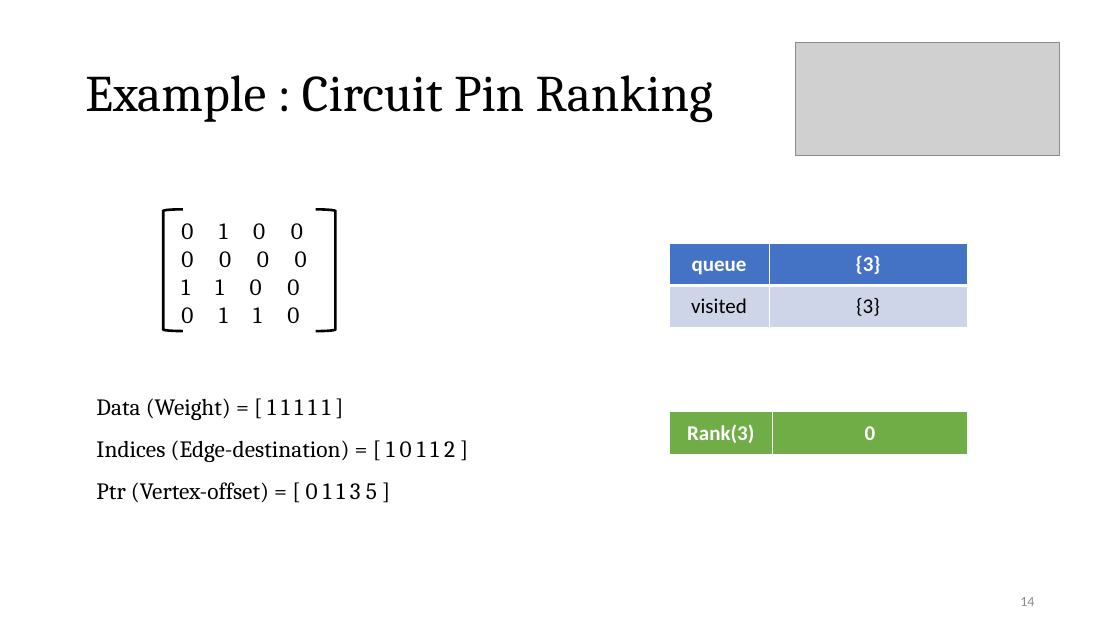
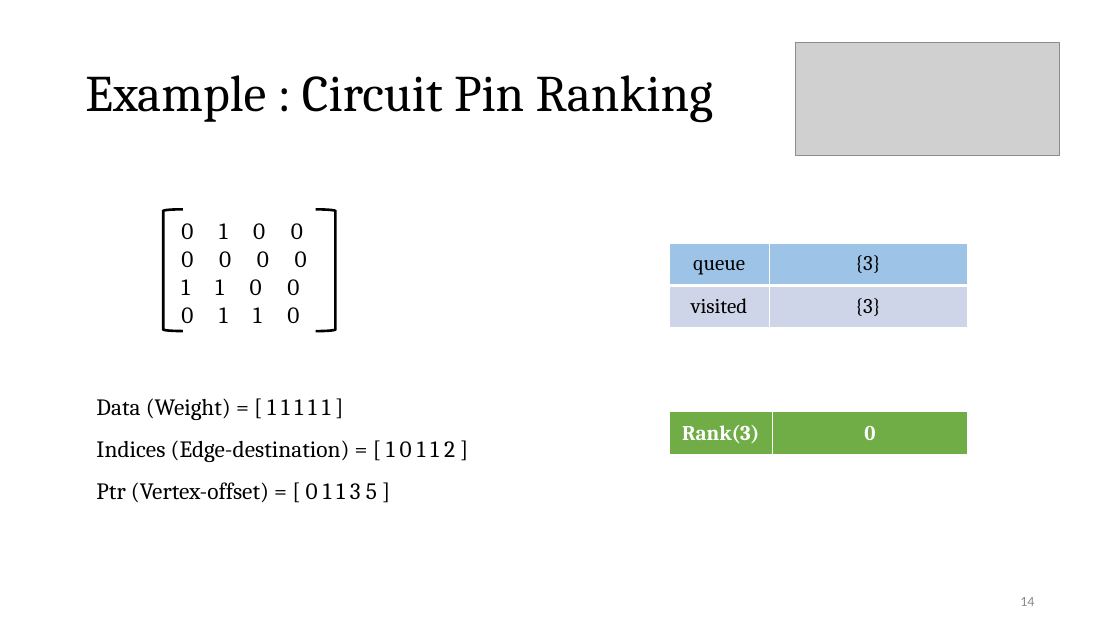
Before and after one commit to Pacific-Feng-Studuies/Studied-Papers, a slide deck: slide 15 of GM/Partition/Fast STA Graph Partitioning Framework for Multi-GPU Acceleration/Fast STA Graph Partitioning Framework for Multi-GPU Acceleration.pptx. Drawn at 1120x630 pixels with LibreOffice and Linux fonts; fonts in the diff are those of the drawing; grey boxes stand for pictures. Boxes give left, top, right and bottom in pixels: in the first picture for what was removed or moved away, otherwise in the second. Text is boxed around its words. In the diff, an @@ line names an element or a change of style, - is before the commit and + after.

```diff
--- a/GM/Partition/Fast STA Graph Partitioning Framework for Multi-GPU Acceleration/Fast STA Graph Partitioning Framework for Multi-GPU Acceleration.pptx
+++ b/GM/Partition/Fast STA Graph Partitioning Framework for Multi-GPU Acceleration/Fast STA Graph Partitioning Framework for Multi-GPU Acceleration.pptx
@@ table at bbox=[669, 243, 967, 327] @@
@@ fill #4472C4 to #9DC3E6 in row 1 @@
@@ font Calibri to Cambria @@
@@ text colour #FFFFFF to #000000, bold off in "queue", "{3}" @@
@@ table at bbox=[669, 412, 967, 455] @@
@@ font Calibri to Cambria @@
```
Also in this commit, not shown: 7 other slides changed, 9 slides added.
